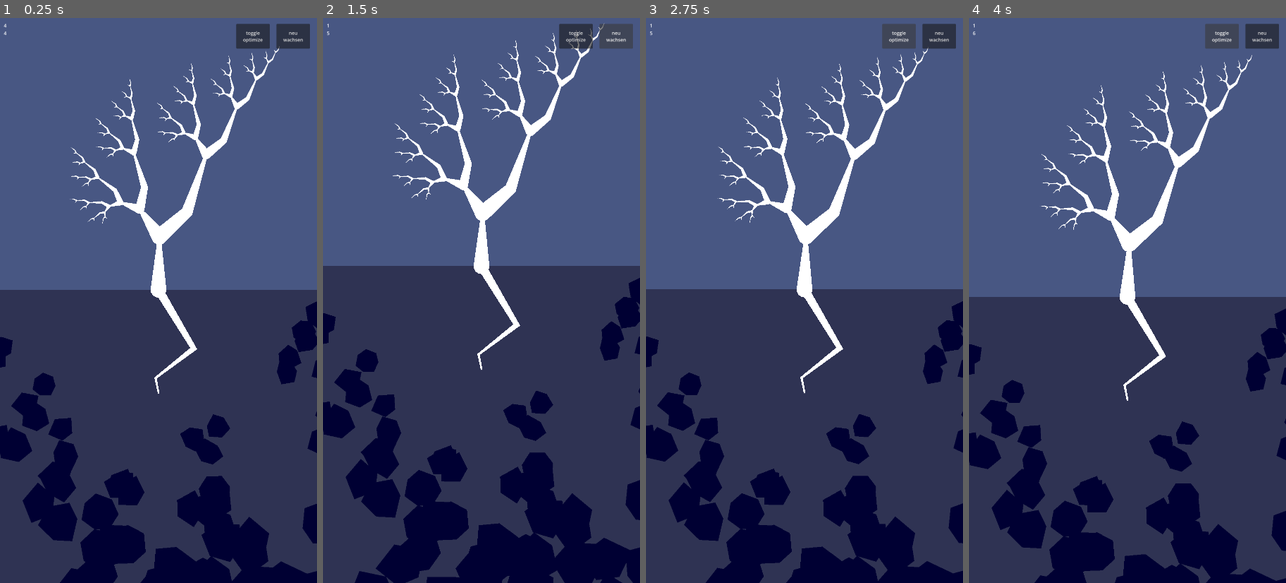
Above: before the commit, frames 1-4 (left to right).
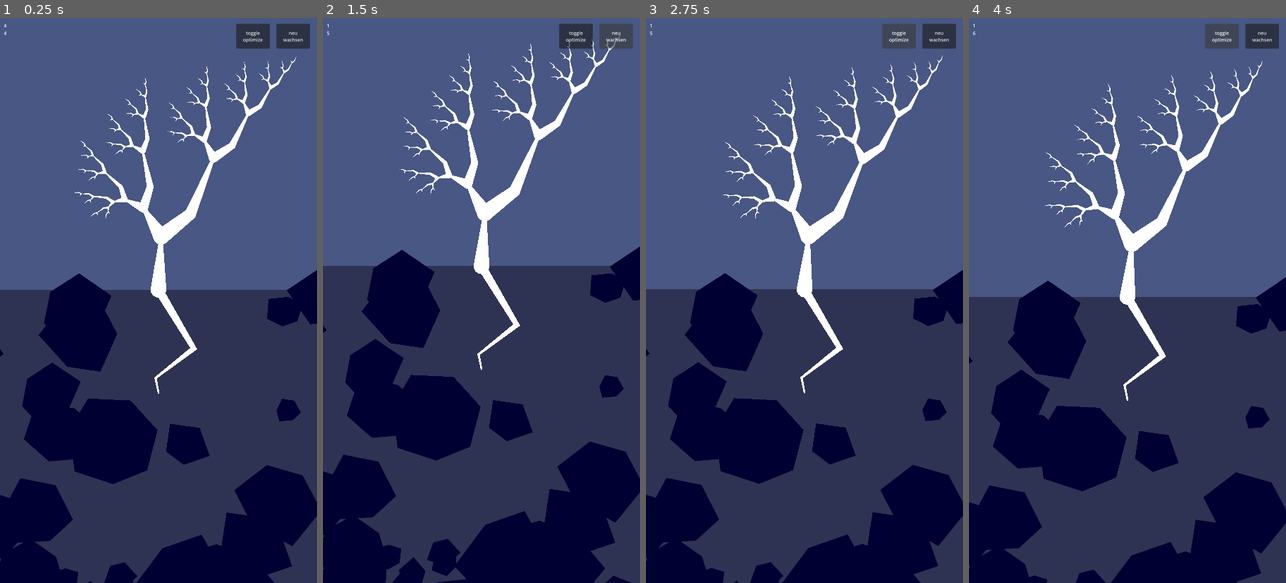
Above: after the commit, the same moments.

Repository: PSteinhaus/mathtrees
Game: Godot game, scene res://scenes/world.tscn
Same seed, same stepped clock (60 frames per second), same inputs: the game is played once before the commit and once after it.
Inputs:
- Up to frame 1 (0.25 s): no input
- Up to frame 2 (1.5 s): click "toggle optimize" at 0.5 s; click "neu wachsen" at 1.25 s
- Up to frame 3 (2.75 s): click "toggle optimize" at 2 s
- Up to frame 4 (4 s): click "neu wachsen" at 2.75 s; click "toggle optimize" at 3.5 s

The runs differ from the first frame. In frame 1, 25% of the frame differs, in the area x 0-100%, y 5-100%; in frame 2, 26%, in the area x 0-100%, y 0-100%; in frame 3, 25%; in frame 4, 24%.

Commit message:
changed boulder generation for world to a more scalable prototype (for maximum scalability a minecraft-like generation and off-loading-scheme might be ideal, but is unneccesary for now); also added an air penalty, so that growing upwards is not forbidden, but greatly disincentivized

Diff:
--- a/scenes/world.tscn
+++ b/scenes/world.tscn
@@ -19,15 +19,15 @@
 scale = Vector2(394235.28, 1169824.4)
 mesh = SubResource("QuadMesh_rwgxs")
 
+[node name="RT_Tree_Up" type="Node2D" parent="World" unique_id=465707927]
+position = Vector2(1080, 1788)
+script = ExtResource("2_rwgxs")
+sway_frequency = 0.2
+metadata/_custom_type_script = "uid://bao8uj5b72l54"
+
 [node name="RT_Tree" type="Node2D" parent="World" unique_id=768663180]
 position = Vector2(540, 894)
 script = ExtResource("2_rwgxs")
-metadata/_custom_type_script = "uid://bao8uj5b72l54"
-
-[node name="RT_Tree_Up" type="Node2D" parent="World" unique_id=465707927]
-position = Vector2(1080, 1788)
-script = ExtResource("2_rwgxs")
-sway_frequency = 0.1
 metadata/_custom_type_script = "uid://bao8uj5b72l54"
 
 [node name="Camera2D" type="Camera2D" parent="World" unique_id=217393849]
--- a/scripts/rt_tree.gd
+++ b/scripts/rt_tree.gd
@@ -26,9 +26,9 @@
 	if sway_frequency != 0.:
 		# if the rotation was changed from outside adapt to that
 		var cache_based_rotation = cached_rotation + cached_rot_offset
-		if cache_based_rotation - rotation > 0.000001:
+		if cache_based_rotation - rotation > 0.00001:
 			cached_rotation = rotation
-		const ROT_MAX_OFFSET: float = 0.05
+		const ROT_MAX_OFFSET: float = 0.08
 		var rot_offset = ROT_MAX_OFFSET * sin(sway_frequency * 0.001 * Time.get_ticks_msec() + depth * 0.6)
 		rotation = cached_rotation + rot_offset
 		cached_rot_offset = rot_offset
--- a/scripts/world.gd
+++ b/scripts/world.gd
@@ -20,7 +20,7 @@
 		return current_tree
 
 var energy: float = 1.
-const ENERGY_DRAIN_PER_LENGTH: float = 0.0006
+const ENERGY_DRAIN_PER_LENGTH: float = 0.0004
 
 func energy_grow_factor() -> float:
 	return 1 - ((1 - energy) * 0.98) ** 1.5
@@ -65,6 +65,27 @@
 	var top_left = center - half_size
 	return Rect2(top_left, half_size * 2.)
 
+## initial boulder generation for the whole world (for now)
+func generate_boulders():
+	const WORLD_RADIUS: float = 18000.	# how far to each side boulders should be generated
+	const CHUNK_SIZE: float = 128.
+	const START_X: int = int(-WORLD_RADIUS / CHUNK_SIZE)
+	const END_X: int = int(WORLD_RADIUS / CHUNK_SIZE)
+	const START_Y: int = 0
+	const END_Y: int = int(WORLD_RADIUS / CHUNK_SIZE)
+	var root_pos = $RT_Tree.position
+	for chunk_x in range(START_X, END_X + 1):
+		for chunk_y in range(START_Y, END_Y + 1):
+			if chunk_y < 4 && abs(chunk_x) < 3:
+				continue
+			# in each of these chunks spawn some boulders
+			var b_count: int = int(randf() * 2.)
+			for i in range(b_count):
+				var x: float = chunk_x * CHUNK_SIZE + randf() * CHUNK_SIZE
+				var y: float = chunk_y * CHUNK_SIZE + randf() * CHUNK_SIZE
+				var size: float = randf_range(0.5, 3.)
+				boulder_map.generate_boulder_at(root_pos + Vector2(x, y), size)
+
 func _ready() -> void:
 	# register yourself as THE WORLD on the globalton
 	Global.set_world(self)
@@ -78,14 +99,7 @@
 
 	var root_pos = $RT_Tree.position
 	# generate some random boulders, most farther away and bigger
-	for i in range(5000):
-		var r = randf()
-		var radius = 2500. - (r ** 20) * 2500. + 500.
-		var size = radius * 0.0015
-		var angle = randf_range(0., PI)
-		var x = radius * cos(angle)
-		var y = radius * sin(angle)
-		boulder_map.generate_boulder_at(root_pos + Vector2(x, y), size)
+	generate_boulders()
 
 	#boulder_map.generate_boulder_at(root_pos + Vector2(200., 400.))
 	#boulder_map.generate_boulder_at(root_pos + Vector2(0., 760.))
@@ -200,6 +214,9 @@
 		grow_vec = grow_vec.limit_length(delta * GROW_PER_SECOND * energy_grow_factor())
 		energy_cost = grow_vec.length() * ENERGY_DRAIN_PER_LENGTH
 	if not skip_cost:
+		if latest_point_global.y < $RT_Tree.position.y:
+			const AIR_PENALTY: float = 12.
+			energy_cost *= AIR_PENALTY
 		energy -= energy_cost
 
 	current_tree.root.default_color = energy_color()
